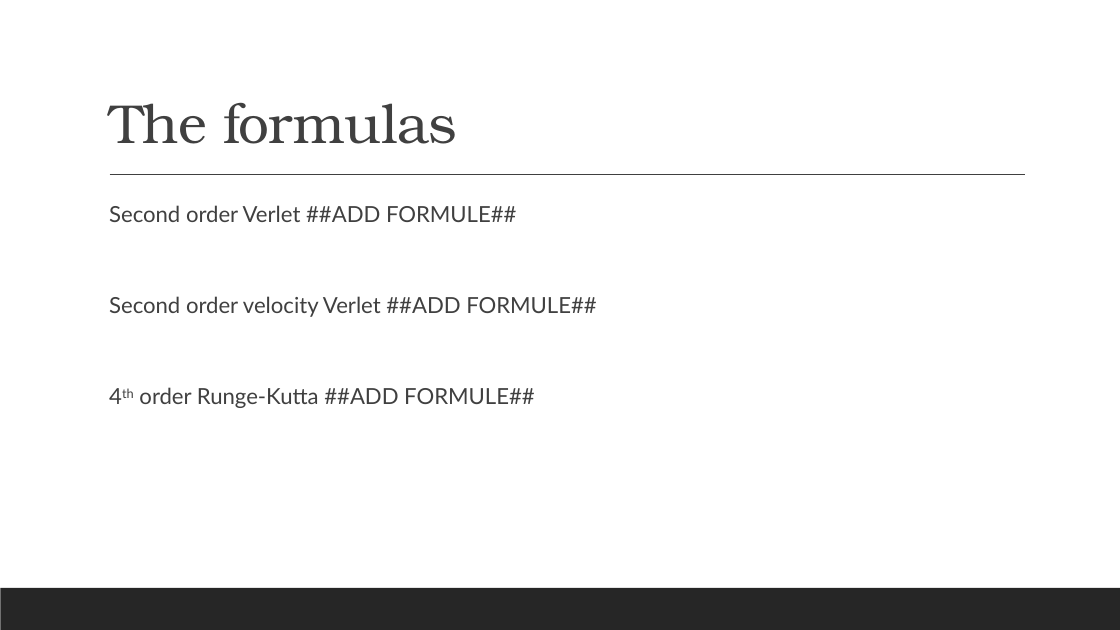
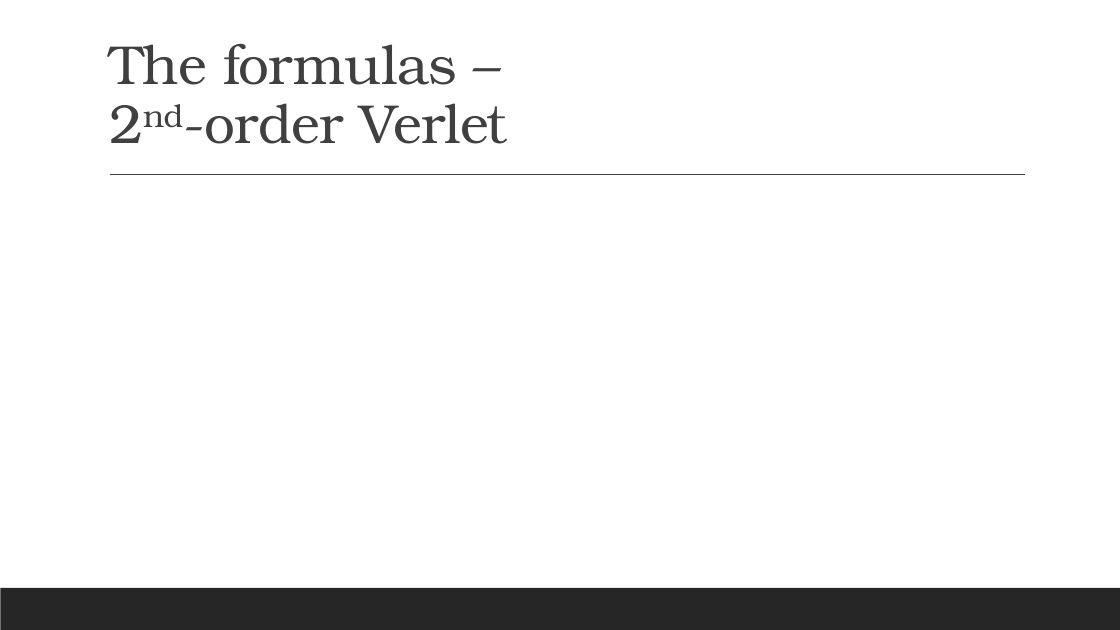
Before and after one commit to renesteeman/Project1-2_Group4, a slide deck: slide 7 of Crazy Putting phase 2.pptx. Drawn at 1120x630 pixels with LibreOffice and Linux fonts; fonts in the diff are those of the drawing; grey boxes stand for pictures. Boxes give left, top, right and bottom in pixels: in the first picture for what was removed or moved away, otherwise in the second. Text is boxed around its words. In the diff, an @@ line names an element or a change of style, - is before the commit and + after.

Commit message:
Added formulas and references

```diff
--- a/Crazy Putting phase 2.pptx
+++ b/Crazy Putting phase 2.pptx
@@ title at (109,43,508,144): text changed @@
-The formulas
+The formulas –
+2nd-order Verlet
@@ text removed at (109,205,596,408) @@
-  Second order Verlet ##ADD FORMULE##
-  Second order velocity Verlet ##ADD FORMULE##
-  4th order Runge-Kutta ##ADD FORMULE##
```
Also in this commit, not shown: 2 other slides changed, 2 slides added, 1 other file.
